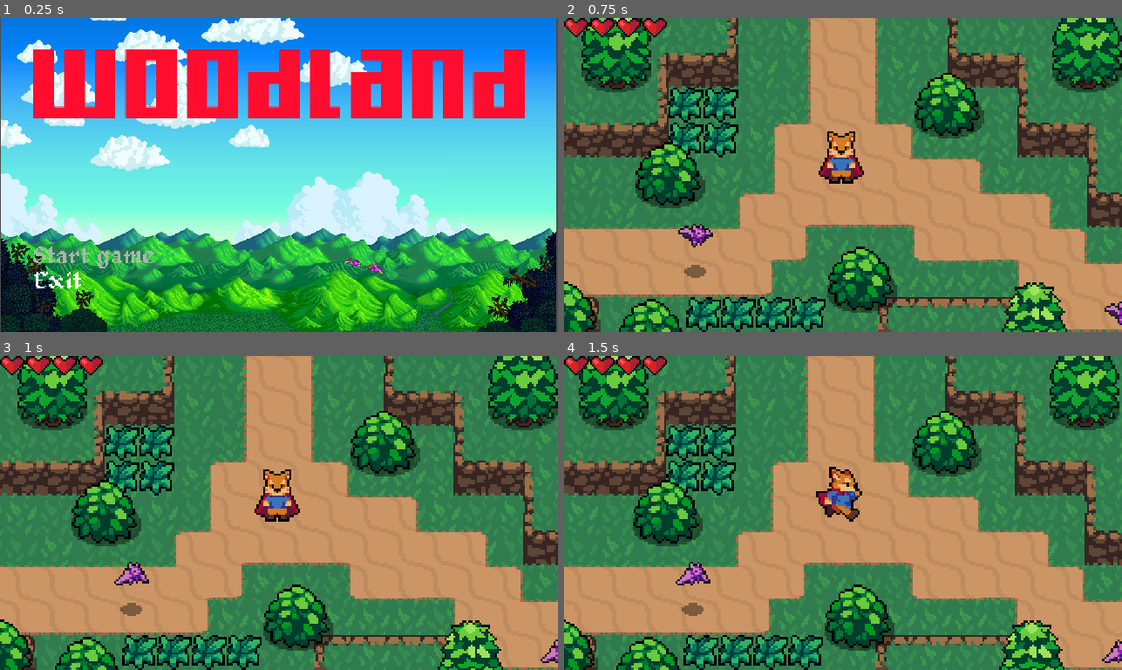
Above: before the commit, frames 1-4 (two rows, left to right).
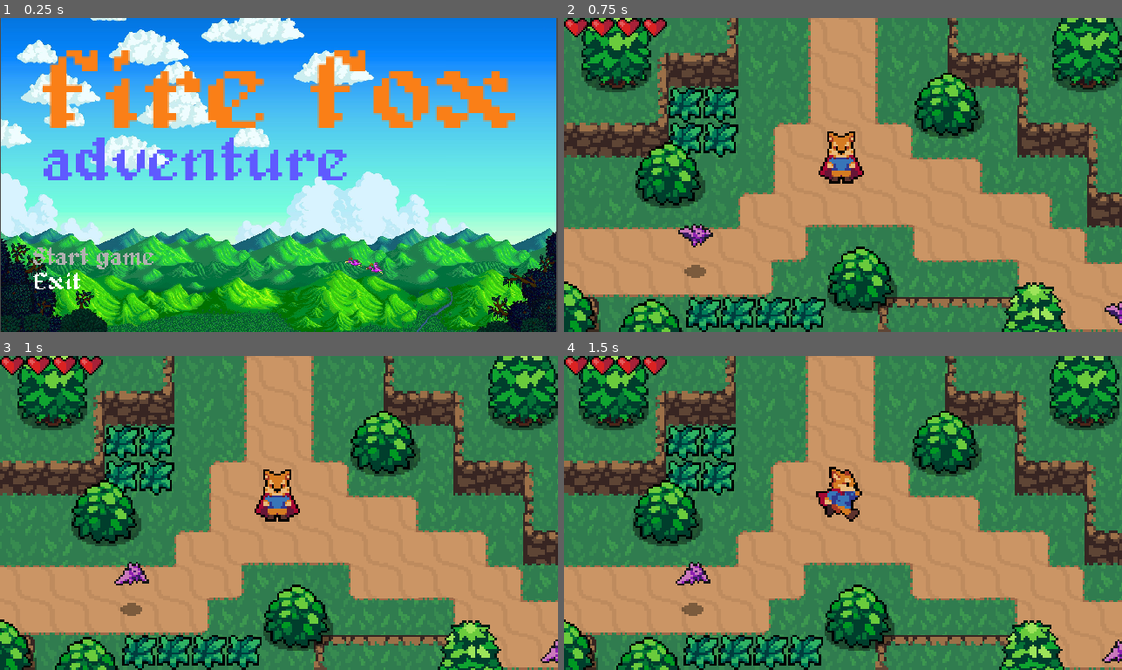
Above: after the commit, the same moments.

Repository: SlimeLord0905/godot_action_rpg
Game: Godot game, scene res://World/Title_screen.tscn
Two runs of this game, one before a commit and one after it. Both use one fixed random seed, a clock stepped at 60 frames per second and the inputs below.
Inputs (mouse positions are in pixels of both pictures, inside the frame that each line leads up to; where the layout moved, square brackets give the same spot in the first picture):
- Up to frame 1 (0.25 s): no input
- Up to frame 2 (0.75 s): click (658, 259) [658, 256] at 0.5 s
- Up to frame 3 (1 s): no input
- Up to frame 4 (1.5 s): hold Right (ui_right) from 1.28 s (still down); tap Space (attack) at 1.35 s

The runs differ from the first frame. In frame 1, 20% of the frame differs, in the area x 5-95%, y 10-87%; in frame 2, nothing differs; in frame 3, nothing differs; in frame 4, nothing differs.

Commit message:
changement de titre

Diff:
--- a/World/Title_screen.tscn
+++ b/World/Title_screen.tscn
@@ -1,12 +1,13 @@
-[gd_scene load_steps=8 format=2]
+[gd_scene load_steps=9 format=2]
 
 [ext_resource path="res://World/forest_background.jpg" type="Texture" id=1]
 [ext_resource path="res://World/Title_screen.gd" type="Script" id=2]
 [ext_resource path="res://World/start_game.png" type="Texture" id=3]
-[ext_resource path="res://World/Title.png" type="Texture" id=4]
+[ext_resource path="res://World/firefox.png" type="Texture" id=4]
 [ext_resource path="res://World/exit_button.png" type="Texture" id=5]
 [ext_resource path="res://World/start_game_selected.png" type="Texture" id=6]
 [ext_resource path="res://World/exit_button_selected.png" type="Texture" id=7]
+[ext_resource path="res://World/title2.png" type="Texture" id=8]
 
 [node name="Title_screen" type="Node"]
 script = ExtResource( 2 )
@@ -20,9 +21,10 @@
 [node name="MarginContainer" type="MarginContainer" parent="Sprite"]
 anchor_right = 1.0
 anchor_bottom = 1.0
-margin_left = 3.0
-margin_top = -1.15184
-margin_bottom = -1.15186
+margin_left = 0.318975
+margin_top = 4.14894
+margin_right = -2.68091
+margin_bottom = 4.14893
 custom_constants/margin_right = 0
 custom_constants/margin_top = 200
 custom_constants/margin_left = 150
@@ -32,10 +34,15 @@
 }
 
 [node name="Sprite" type="Sprite" parent="Sprite/MarginContainer"]
-position = Vector2( 147.677, 150.084 )
-scale = Vector2( 4.48954, 5.01052 )
+position = Vector2( 193.255, 150.084 )
+scale = Vector2( 6.70036, 5.99879 )
 texture = ExtResource( 4 )
 centered = false
+
+[node name="title2" type="Sprite" parent="Sprite/MarginContainer"]
+position = Vector2( 896.622, 645.239 )
+scale = Vector2( 2.85873, 2.67819 )
+texture = ExtResource( 8 )
 
 [node name="VBoxContainer" type="VBoxContainer" parent="Sprite/MarginContainer"]
 margin_left = 150.0
@@ -49,6 +56,8 @@
 [node name="TextureButton" type="TextureButton" parent="Sprite/MarginContainer/VBoxContainer"]
 margin_right = 553.0
 margin_bottom = 98.0
+focus_neighbour_top = NodePath("../TextureButton2")
+focus_neighbour_bottom = NodePath("../TextureButton2")
 texture_normal = ExtResource( 3 )
 texture_pressed = ExtResource( 6 )
 texture_hover = ExtResource( 6 )
@@ -58,6 +67,8 @@
 margin_top = 114.0
 margin_right = 553.0
 margin_bottom = 191.0
+focus_neighbour_left = NodePath("../TextureButton")
+focus_neighbour_bottom = NodePath("../TextureButton")
 texture_normal = ExtResource( 5 )
 texture_pressed = ExtResource( 7 )
 texture_hover = ExtResource( 7 )
Binary file added: World/firefox.png
Not shown, added: World/firefox.png.import
Binary file added: World/title2.png
Not shown, added: World/title2.png.import
